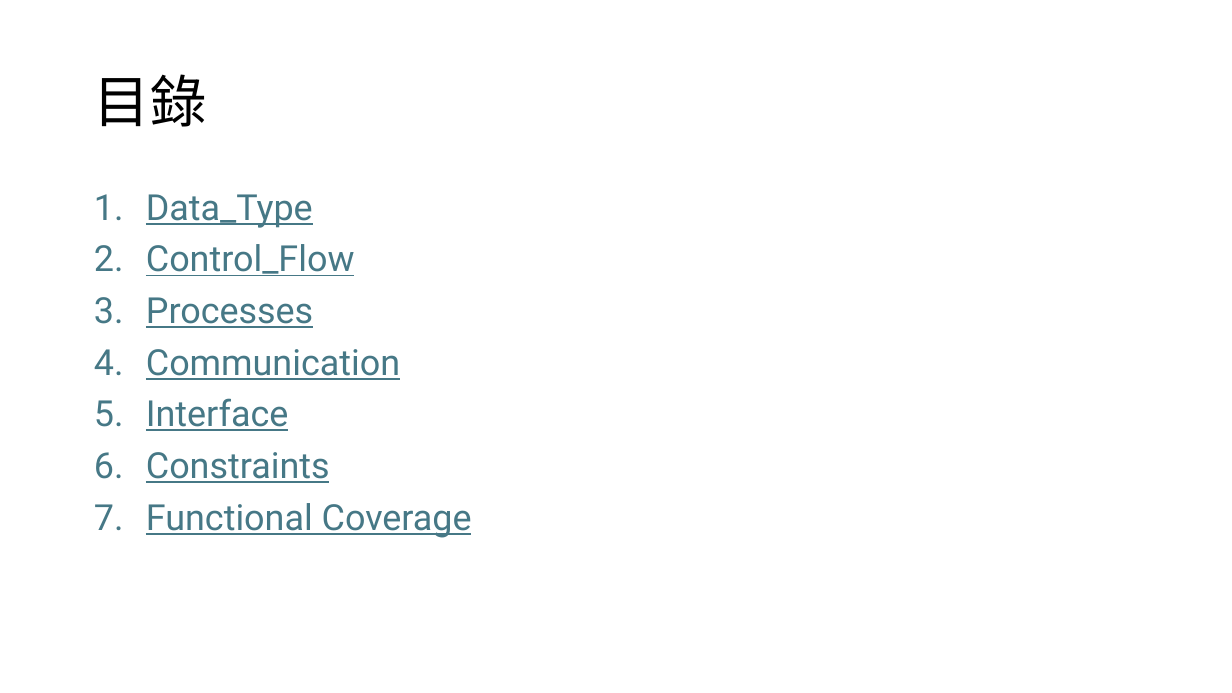
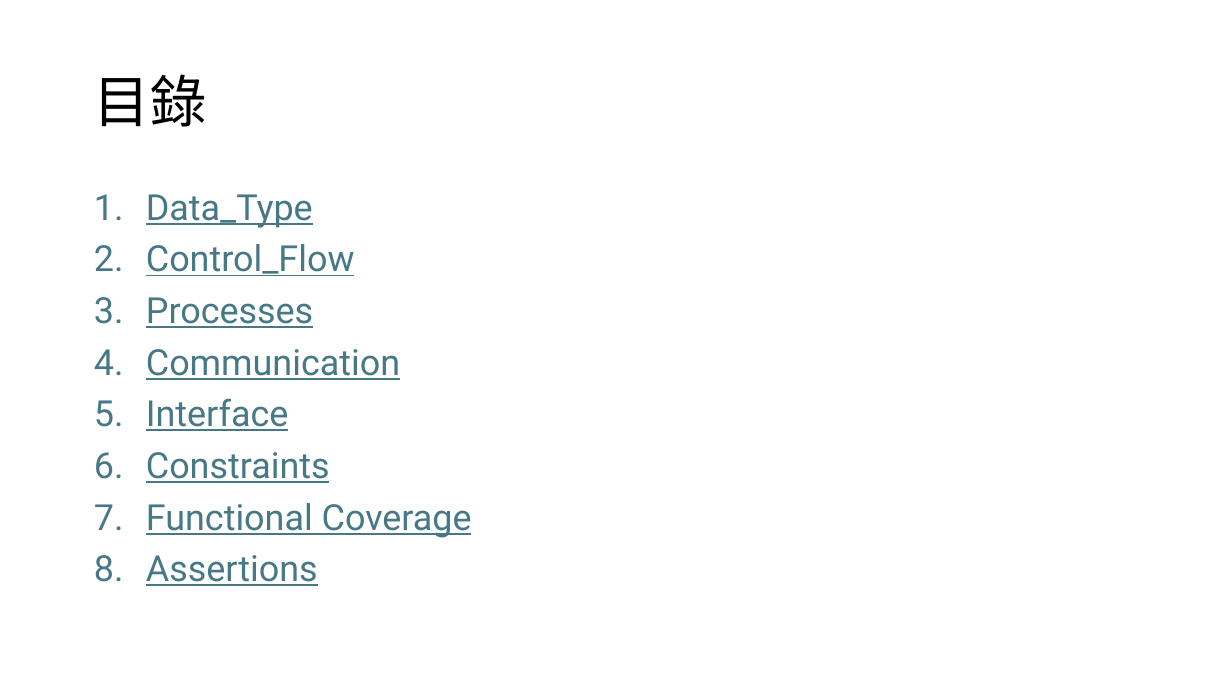
Before and after one commit to s9001055/DV_learning, a slide deck: slide 2 of systemverilog/SystemVerilog_語法學習.pptx. Drawn at 1232x693 pixels with LibreOffice and Linux fonts; fonts in the diff are those of the drawing. Boxes give left, top, right and bottom in pixels: in the first picture for what was removed or moved away, otherwise in the second. Text is boxed around its words. In the diff, an @@ line names an element or a change of style, - is before the commit and + after.

Commit message:
Modify: SystemVerilog_語法學習.pptx 1. Add: chapter 8 assertion

```diff
--- a/systemverilog/SystemVerilog_語法學習.pptx
+++ b/systemverilog/SystemVerilog_語法學習.pptx
@@ text at [146, 555, 318, 586]: paragraph added @@
+8. Assertions
```
Also in this commit, not shown: 5 slides added, 1 other file.
